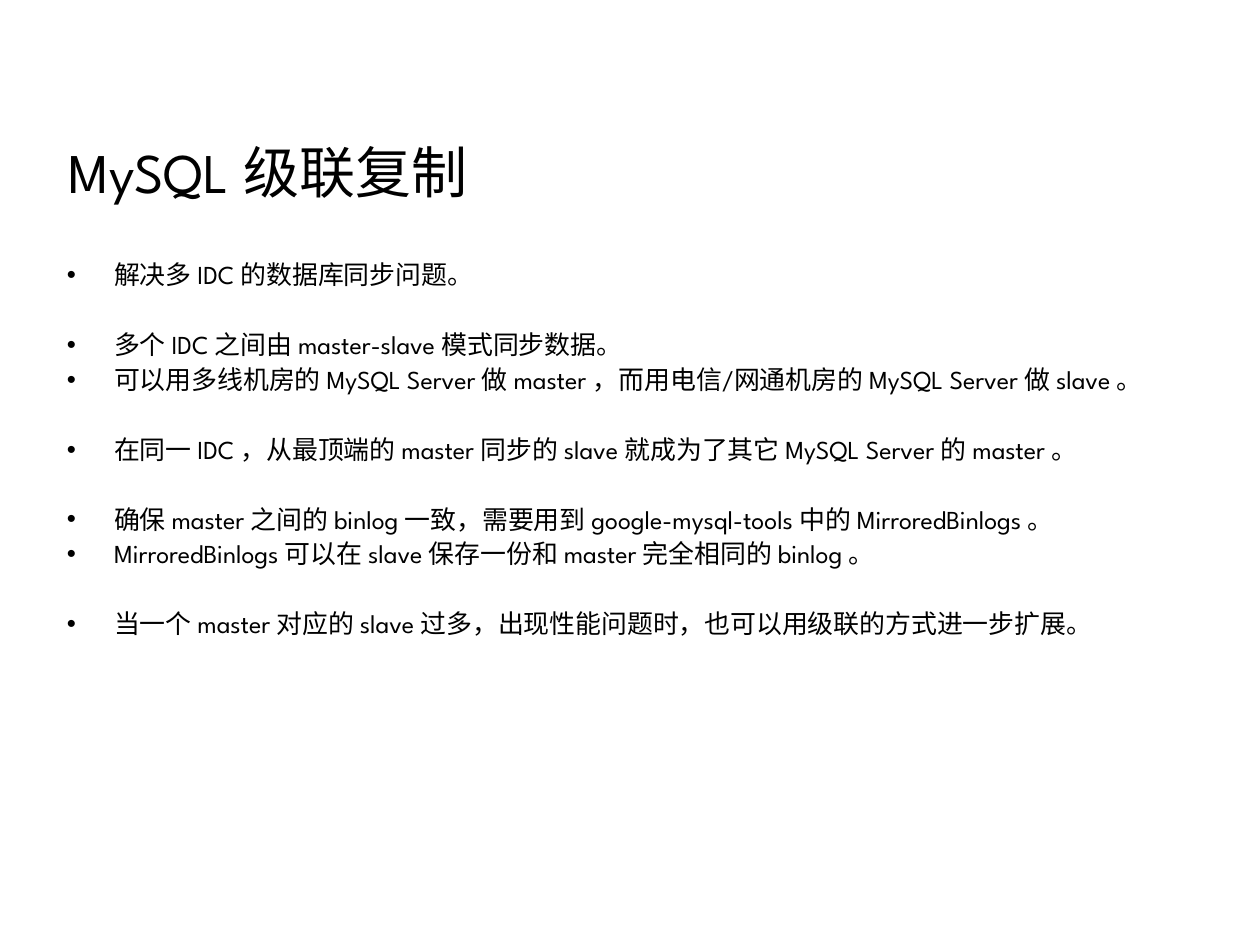
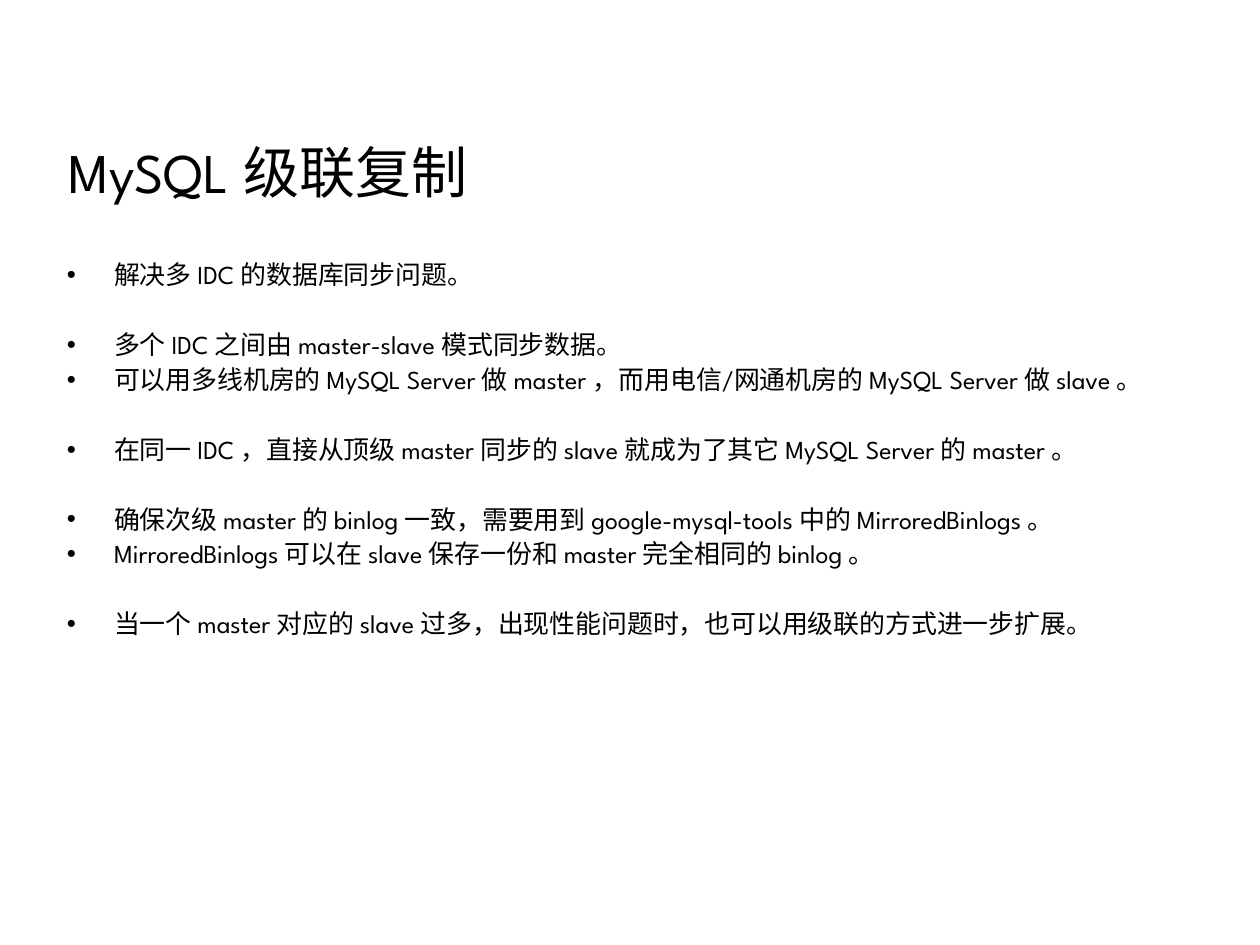
Before and after one commit to 7KjN3mHq/bluedata, a slide deck: slide 24 of system/01总览/架构/网站集群架构.ppt. Drawn at 1260x945 pixels with LibreOffice and Linux fonts; fonts in the diff are those of the drawing; background and template pictures are left out. Boxes give left, top, right and bottom in pixels: in the first picture for what was removed or moved away, otherwise in the second. Text is boxed around its words. In the diff, an @@ line names an element or a change of style, - is before the commit and + after.

```diff
--- a/system/01总览/架构/网站集群架构.ppt
+++ b/system/01总览/架构/网站集群架构.ppt
@@ text at (114,437,1078,535): text changed @@
-• 在同一 IDC ，从最顶端的 master 同步的 slave 就成为了其它 MySQL Server 的 master 。
-• 确保 master 之间的 binlog 一致，需要用到 google-mysql-tools 中的 MirroredBinlogs 。
+• 在同一 IDC ，直接从顶级 master 同步的 slave 就成为了其它 MySQL Server 的 master 。
+• 确保次级 master 的 binlog 一致，需要用到 google-mysql-tools 中的 MirroredBinlogs 。
```
Also in this commit, not shown: 7 other slides changed, 2 other files.
